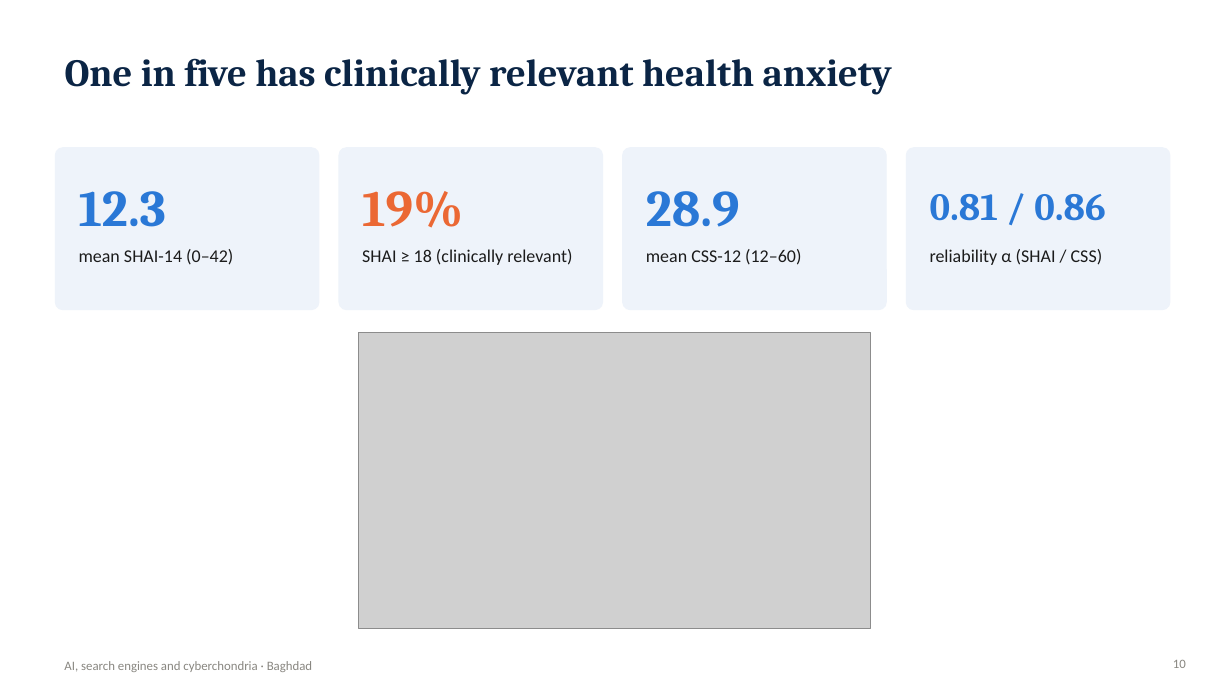
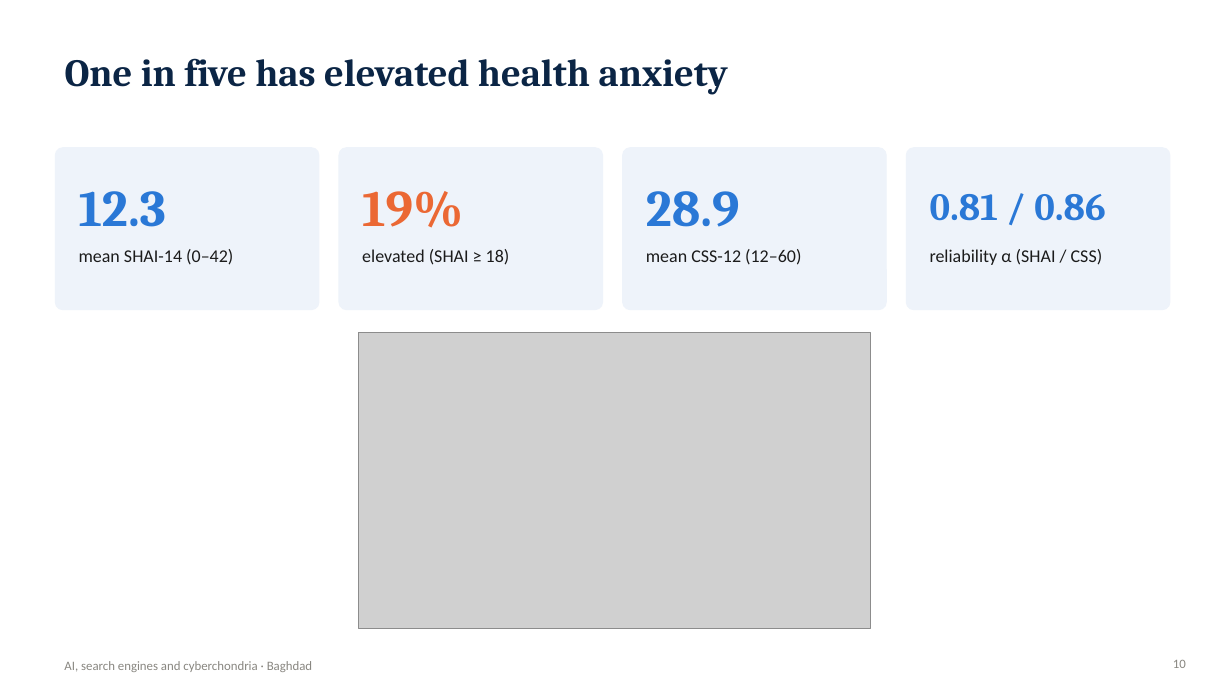
Before and after one commit to Yaseen279/History-Exam, a slide deck: slide 10 of research/output/study/Defence_Presentation.pptx. Drawn at 1232x693 pixels with LibreOffice and Linux fonts; fonts in the diff are those of the drawing; grey boxes stand for pictures. Boxes give left, top, right and bottom in pixels: in the first picture for what was removed or moved away, otherwise in the second. Text is boxed around its words. In the diff, an @@ line names an element or a change of style, - is before the commit and + after.

```diff
--- a/research/output/study/Defence_Presentation.pptx
+++ b/research/output/study/Defence_Presentation.pptx
@@ title at (65, 58, 728, 95): text changed @@
-One in five has clinically relevant health anxiety
+One in five has elevated health anxiety
@@ text at (362, 249, 510, 265): text changed @@
-SHAI ≥ 18 (clinically relevant)
+elevated (SHAI ≥ 18)
```
Also in this commit, not shown: 1 other slide changed, 17 other files.
